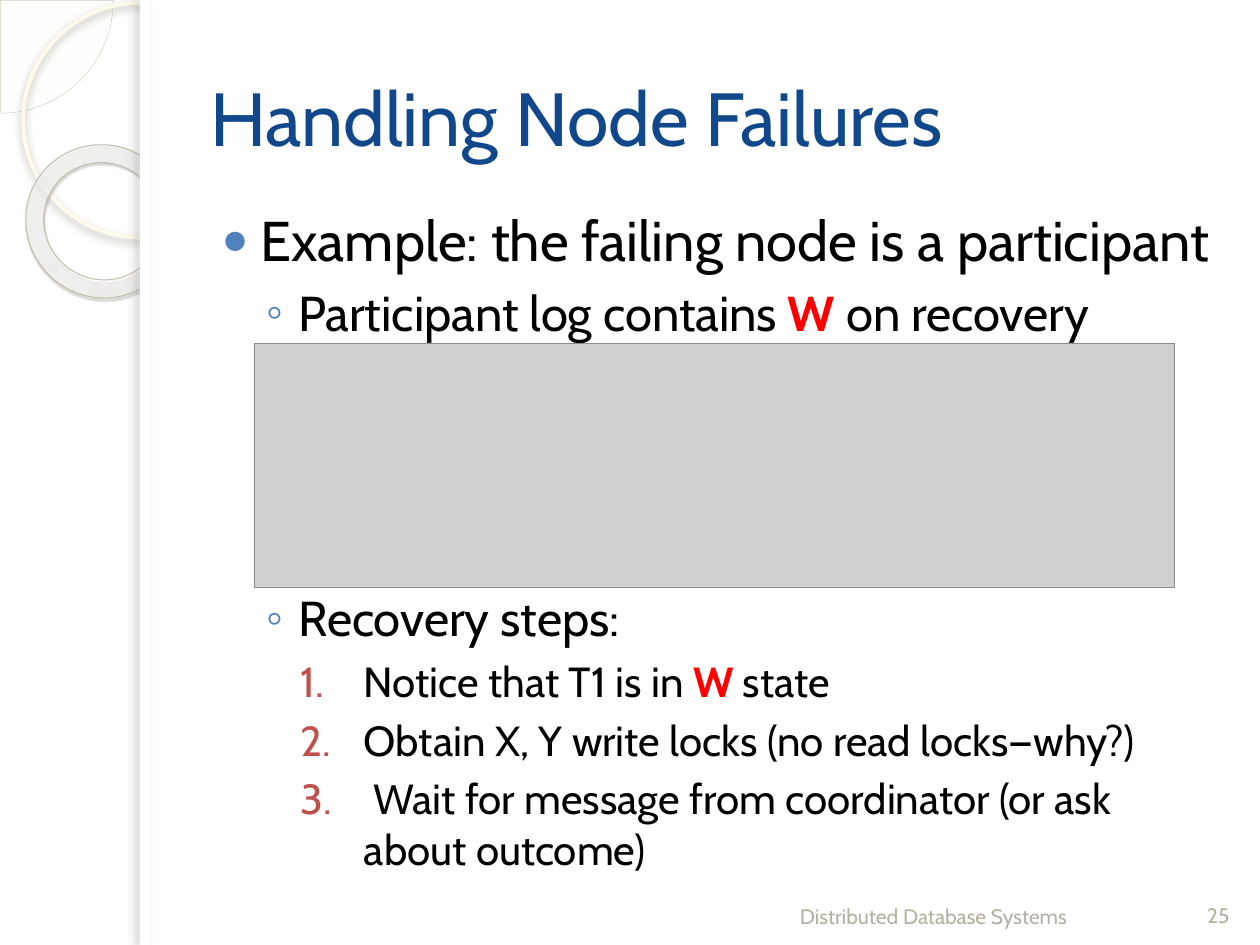
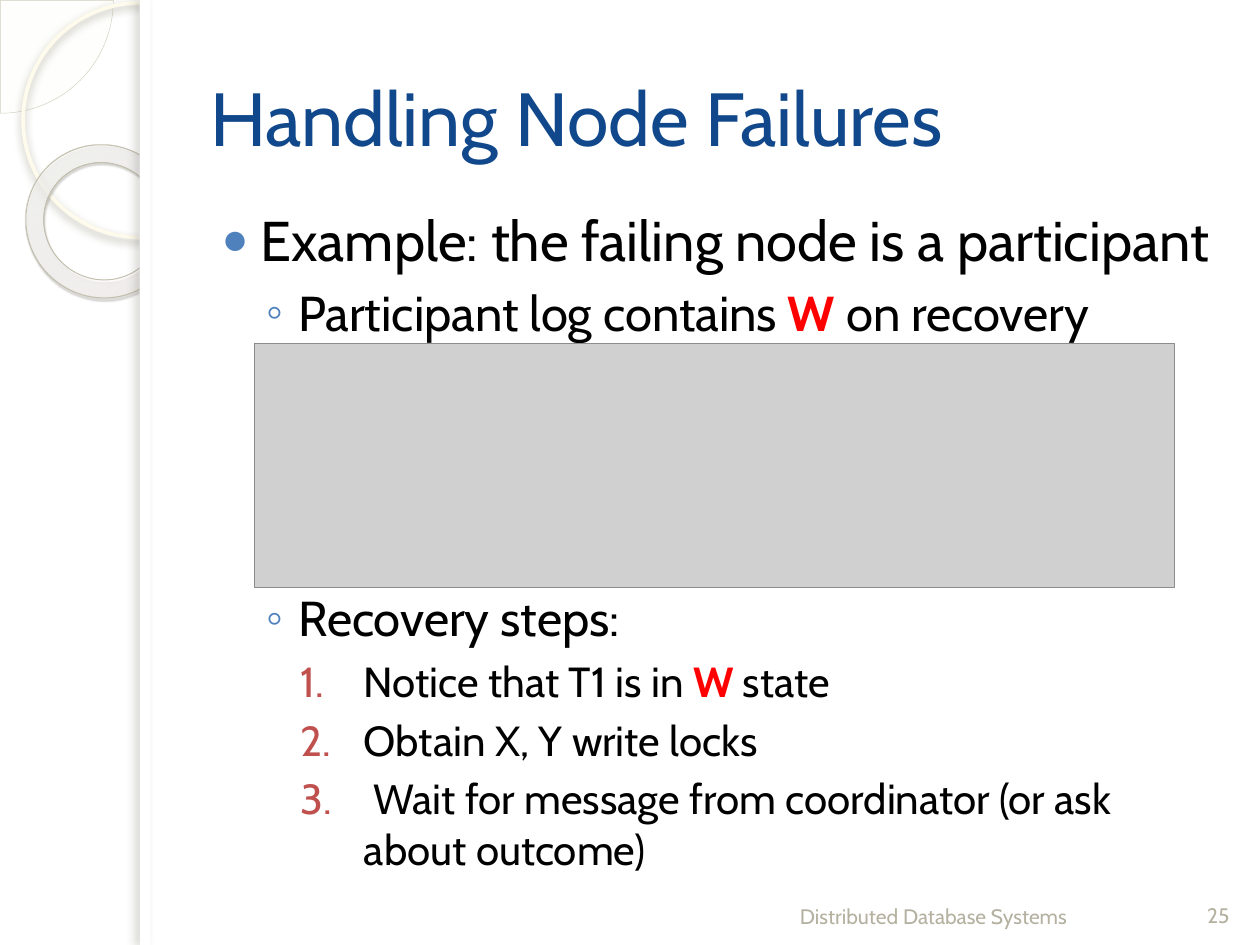
Before and after one commit to fanju1984/ddb, a slide deck: slide 25 of Fall_2019/Slides/12-Distributed_DBMS_Reliability-2.pptx. Drawn at 1260x945 pixels with LibreOffice and Linux fonts; fonts in the diff are those of the drawing; grey boxes stand for pictures; background and template pictures are left out. Boxes give left, top, right and bottom in pixels: in the first picture for what was removed or moved away, otherwise in the second. Text is boxed around its words. In the diff, an @@ line names an element or a change of style, - is before the commit and + after.

```diff
--- a/Fall_2019/Slides/12-Distributed_DBMS_Reliability-2.pptx
+++ b/Fall_2019/Slides/12-Distributed_DBMS_Reliability-2.pptx
@@ text at bbox=[364, 724, 758, 761]: text changed @@
-    2. Obtain X, Y write locks (no read locks—why?)
+    2. Obtain X, Y write locks
```
Also in this commit, not shown: 1 other slide changed, 9 other files.
